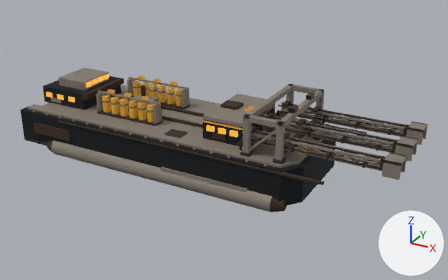
Renders of the glTF model docs/concept-art/models/furnace-bathyarch.glb from each side of a commit.
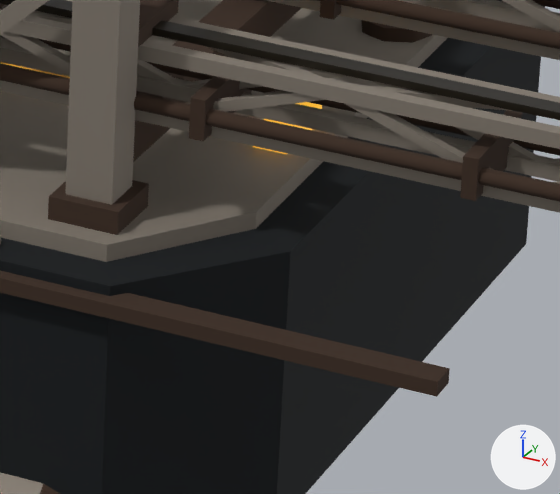
The first picture shows the older version from a camera (50 mm lens) standing at (83.1, -142.1, 72.5) and looking at (4.6, 0.6, 1.1). The close-ups show the older and then the newer version on the part from 60% to 76% of the width and 48% to 71% of the height of that picture. Only the edits that show in the close-ups are written down. The axes (+X, +Y, +Z) are drawn at lower right. The lights are the same throughout. Where no turn or scale is listed for an object, it has been applied to the vertices.

Script lines for the objects in view, before the commit:
```python
me_mesh_40 = bpy.data.meshes.new('Mesh_40')
me_mesh_40.from_pydata(...)  # 8 vertices, 12 faces; spans x -4.7..4.7, y -0.3..0.3, z -4.42..4.42
me_mesh_40.materials.append(mat_iron_grey)  # grey #8c8378
me_mesh_49 = bpy.data.meshes.new('Mesh_49')
me_mesh_49.from_pydata(...)  # 8 vertices, 12 faces; spans x -3.1..3.1, y -0.17..0.17, z -1.22..1.22
me_mesh_49.materials.append(mat_iron_grey)  # grey #8c8378
me_mesh_6 = bpy.data.meshes.new('Mesh_6')
me_mesh_6.from_pydata(...)  # a box spanning x -41.0..41.0, y -0.5..0.5, z -0.2..0.2
me_mesh_6.materials.append(mat_oxide_rust)  # brown #3d2b1f
ob_flank_seam_s = bpy.data.objects.new('flank_seam_s', me_mesh_6)
ob_flank_seam_s.location = (0.0, -17.0, 4.4)
ob_frame_brace_s = bpy.data.objects.new('frame_brace_s', me_mesh_40)
ob_frame_brace_s.location = (23.5, -13.5, 10.6)
ob_ladder_lace_s_s1 = bpy.data.objects.new('ladder_lace_s_s1', me_mesh_49)
ob_ladder_lace_s_s1.location = (26.12, -12.05, 9.8)
# also in view: 'ballast_s' at (-8.0, -15.8, -4.8); 'gas_strap_s_1' at (31.0, -11.0, 9.3); 'frame_sill_f' at (28.0, 0.0, 7.8); 'ladder_chord_s_2' at (35.2, -12.1, 8.8); 'ladder_strip_s' at (35.2, -11.0, 11.2)
```
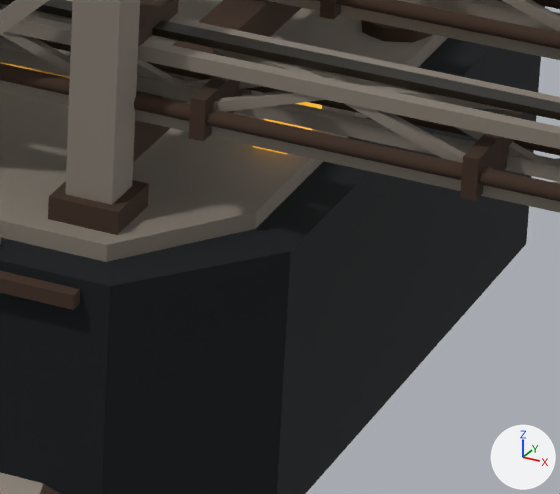
Patch to the scene script:
```diff
--- a/docs/concept-art/models/furnace-bathyarch.glb.py
+++ b/docs/concept-art/models/furnace-bathyarch.glb.py
@@ ob_flank_seam_s @@
 ob_flank_seam_s = bpy.data.objects.new('flank_seam_s', me_mesh_6)
-ob_flank_seam_s.location = (0.0, -17.0, 4.4)
+ob_flank_seam_s.location = (-12.0, -17.0, 4.4)
```

What differs and where, as boxes (x1, y1, x2, y2) in the close-ups (560 x 494 px):
'flank_seam_s', moved
    before: (0, 270, 450, 397)
    after: (0, 270, 80, 310)
